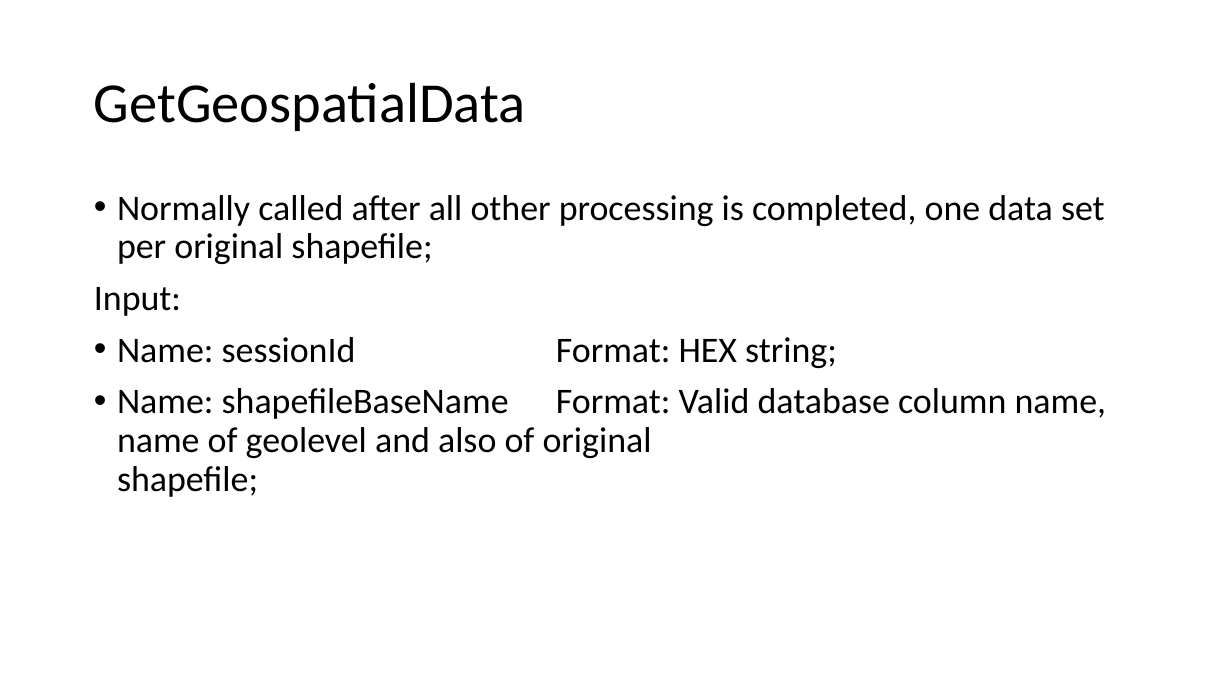
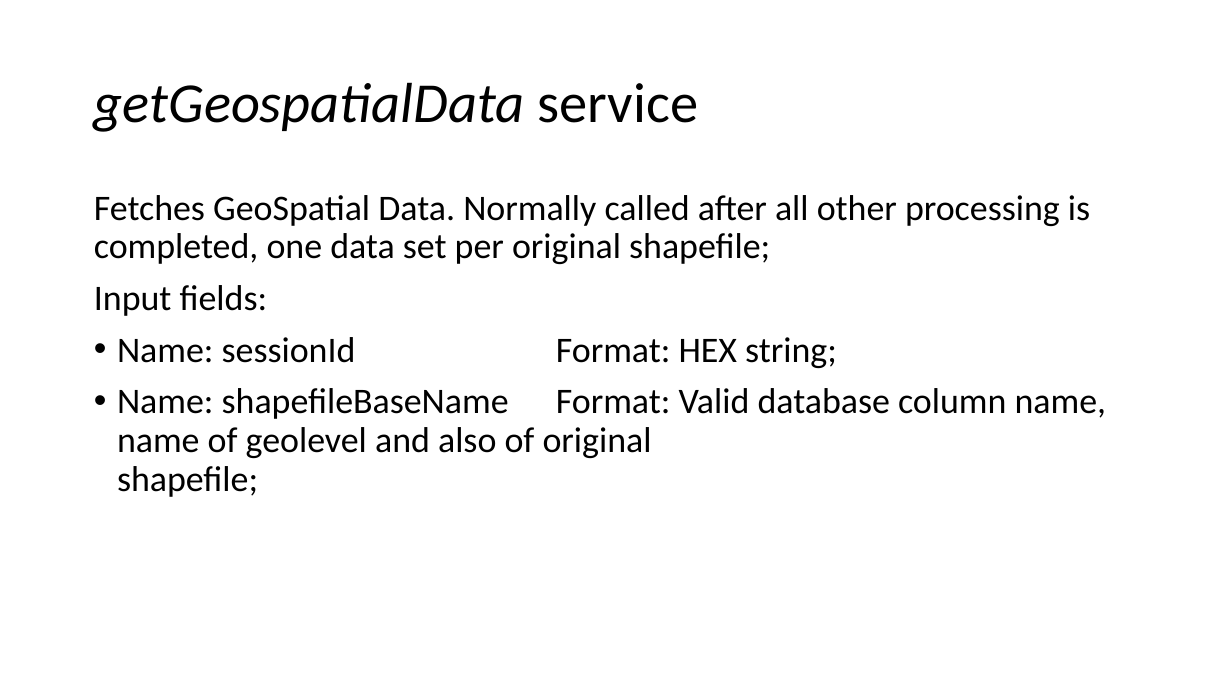
Before and after one commit to smallAreaHealthStatisticsUnit/rapidInquiryFacility, a slide deck: slide 32 of rifNodeServices/NodeGeoSpatialServices.pptx (slide 30 before the commit). Drawn at 1232x693 pixels with LibreOffice and Linux fonts; fonts in the diff are those of the drawing. Boxes give left, top, right and bottom in pixels: in the first picture for what was removed or moved away, otherwise in the second. Text is boxed around its words. In the diff, an @@ line names an element or a change of style, - is before the commit and + after.

Commit message:
More work on services

```diff
--- a/rifNodeServices/NodeGeoSpatialServices.pptx
+++ b/rifNodeServices/NodeGeoSpatialServices.pptx
@@ title at bbox=[94, 82, 699, 132]: text changed; italic on @@
-GetGeospatialData
+getGeospatialData service
@@ text at bbox=[94, 195, 1090, 316]: text changed @@
-• Normally called after all other processing is completed, one data set per original shapefile;
-Input:
+Fetches GeoSpatial Data. Normally called after all other processing is completed, one data set per original shapefile;
+Input fields:
```
Also in this commit, not shown: 16 other slides changed, 2 slides added, 1 other file.
